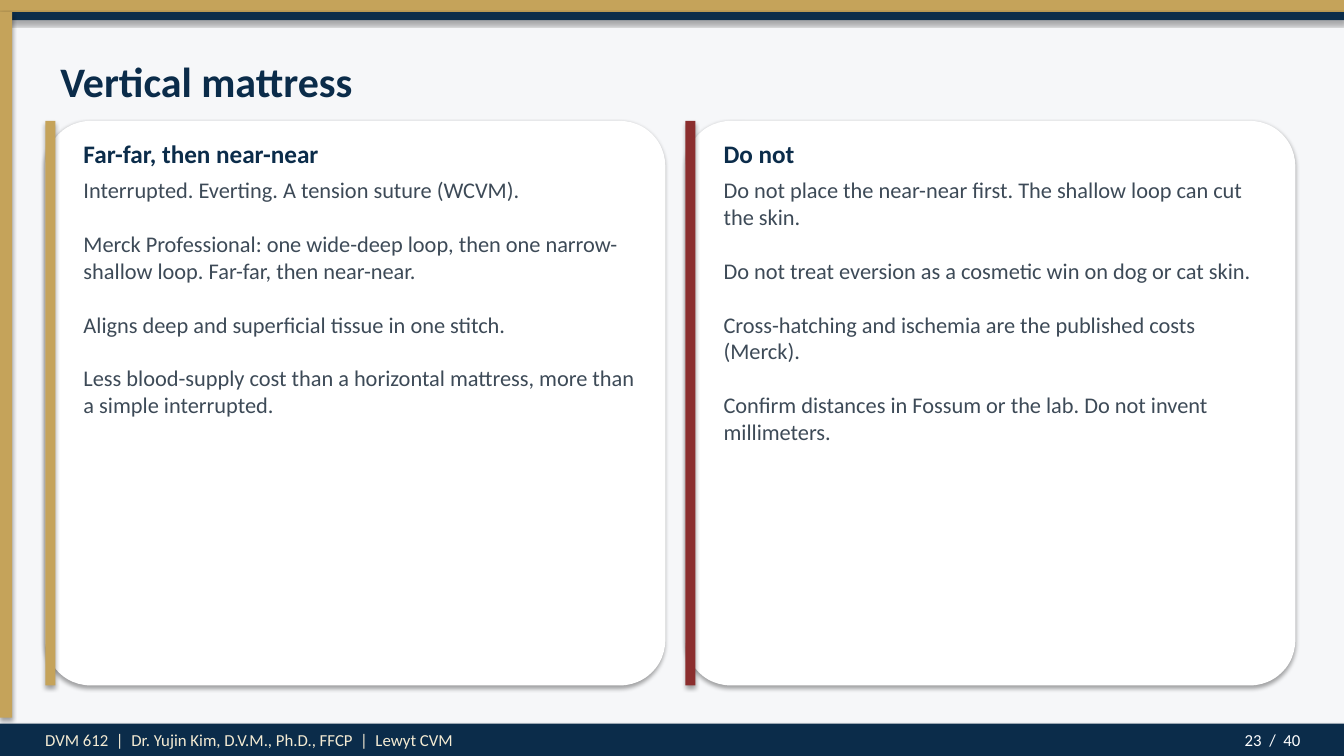
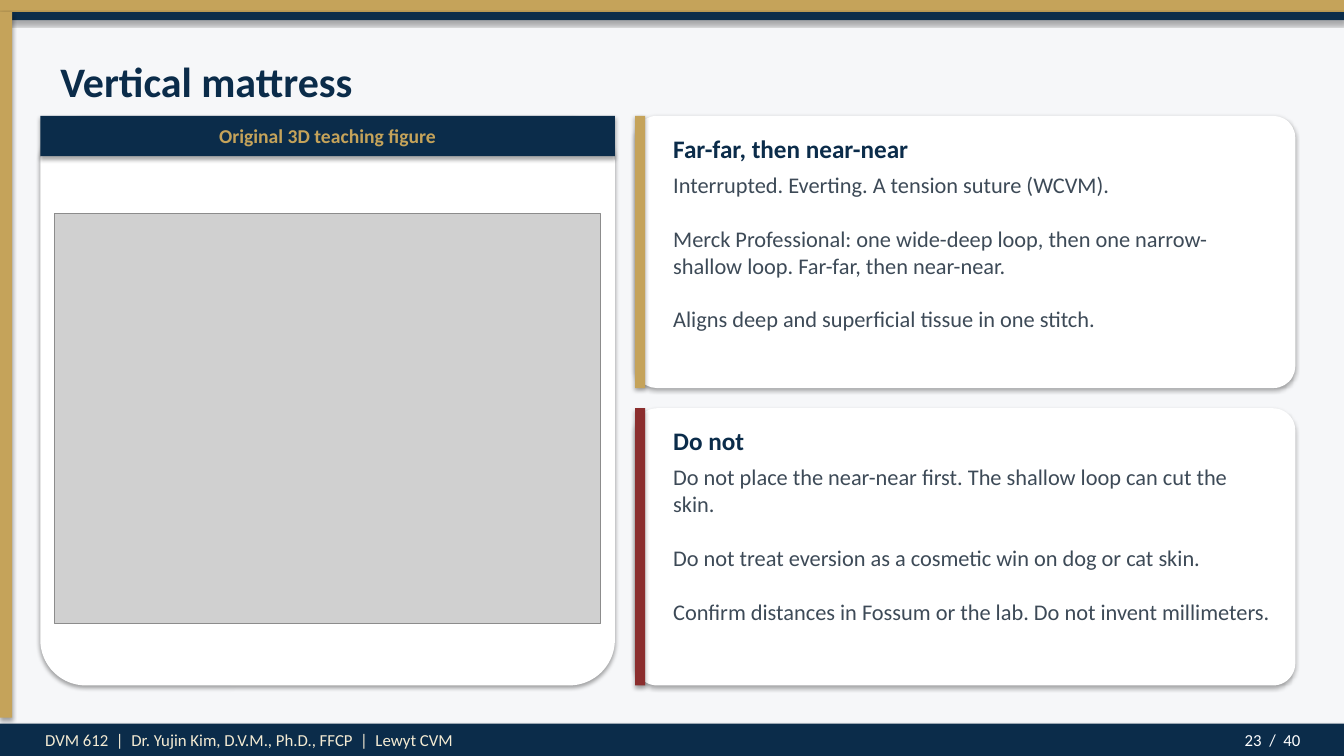
Before and after one commit to drkimvet/happycare, a slide deck: slide 23 of lectures/DVM-612_Week7_Suture_Patterns_Closures.pptx. Drawn at 1344x756 pixels with LibreOffice and Linux fonts; fonts in the diff are those of the drawing; grey boxes stand for pictures. Boxes give left, top, right and bottom in pixels: in the first picture for what was removed or moved away, otherwise in the second. Text is boxed around its words. In the diff, an @@ line names an element or a change of style, - is before the commit and + after.

```diff
--- a/lectures/DVM-612_Week7_Suture_Patterns_Closures.pptx
+++ b/lectures/DVM-612_Week7_Suture_Patterns_Closures.pptx
@@ rounded rectangle resized from (x1=45, y1=121, x2=665, y2=686) to (x1=40, y1=116, x2=615, y2=686) @@
@@ rectangle added at (x1=40, y1=116, x2=615, y2=156), fill #0B2C4A @@
@@ rounded rectangle added at (x1=635, y1=116, x2=1296, y2=388), fill #FFFFFF @@
@@ rectangle added at (x1=635, y1=116, x2=645, y2=388), fill #C5A35A @@
@@ rectangle removed at (x1=45, y1=121, x2=55, y2=686) @@
@@ text added at (x1=219, y1=129, x2=435, y2=147), 14 pt, text #C5A35A, bold @@
+Original 3D teaching figure
@@ text "Far-far, then near-near" moved from (x1=83, y1=145, x2=318, y2=166) to (x1=673, y1=140, x2=908, y2=161) @@
@@ rectangle removed at (x1=686, y1=121, x2=696, y2=686) @@
@@ text at (x1=673, y1=177, x2=1207, y2=331): text changed @@
-Interrupted. Everting. A tension suture (WCVM).
-Merck Professional: one wide-deep loop, then one narrow-shallow loop. Far-far, then near-near.
-Aligns deep and superficial tissue in one stitch.
-Less blood-supply cost than a horizontal mattress, more than a simple interrupted.
+Interrupted. Everting. A tension suture (WCVM).
+Merck Professional: one wide-deep loop, then one narrow-shallow loop. Far-far, then near-near.
+Aligns deep and superficial tissue in one stitch.
@@ picture added at (x1=54, y1=214, x2=601, y2=624) @@
@@ rounded rectangle resized from (x1=686, y1=121, x2=1296, y2=686) to (x1=635, y1=408, x2=1296, y2=686) @@
@@ rectangle added at (x1=635, y1=408, x2=645, y2=686), fill #8B2E2E @@
@@ text "Do not" moved from (x1=724, y1=146, x2=795, y2=163) to (x1=673, y1=433, x2=744, y2=451) @@
@@ text at (x1=673, y1=469, x2=1269, y2=620): text changed @@
-Do not place the near-near first. The shallow loop can cut the skin.
-Do not treat eversion as a cosmetic win on dog or cat skin.
-Cross-hatching and ischemia are the published costs (Merck).
-Confirm distances in Fossum or the lab. Do not invent millimeters.
+Do not place the near-near first. The shallow loop can cut the skin.
+Do not treat eversion as a cosmetic win on dog or cat skin.
+Confirm distances in Fossum or the lab. Do not invent millimeters.
```
Also in this commit, not shown: 10 other slides changed, 17 other files.
